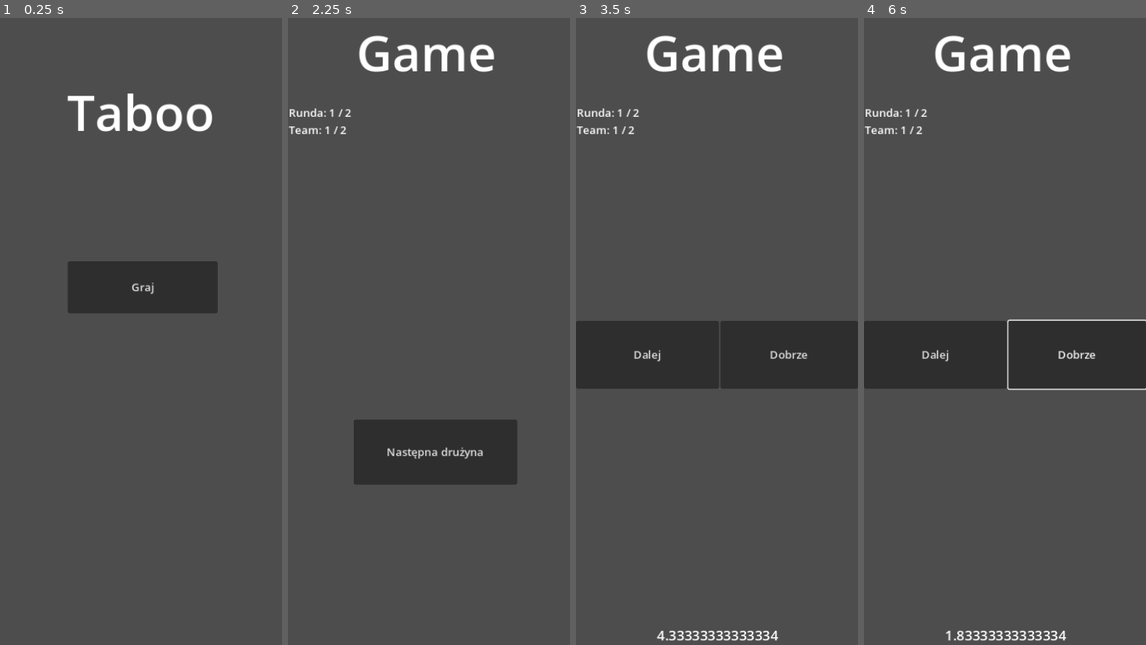
Above: before the commit, frames 1-4 (left to right).
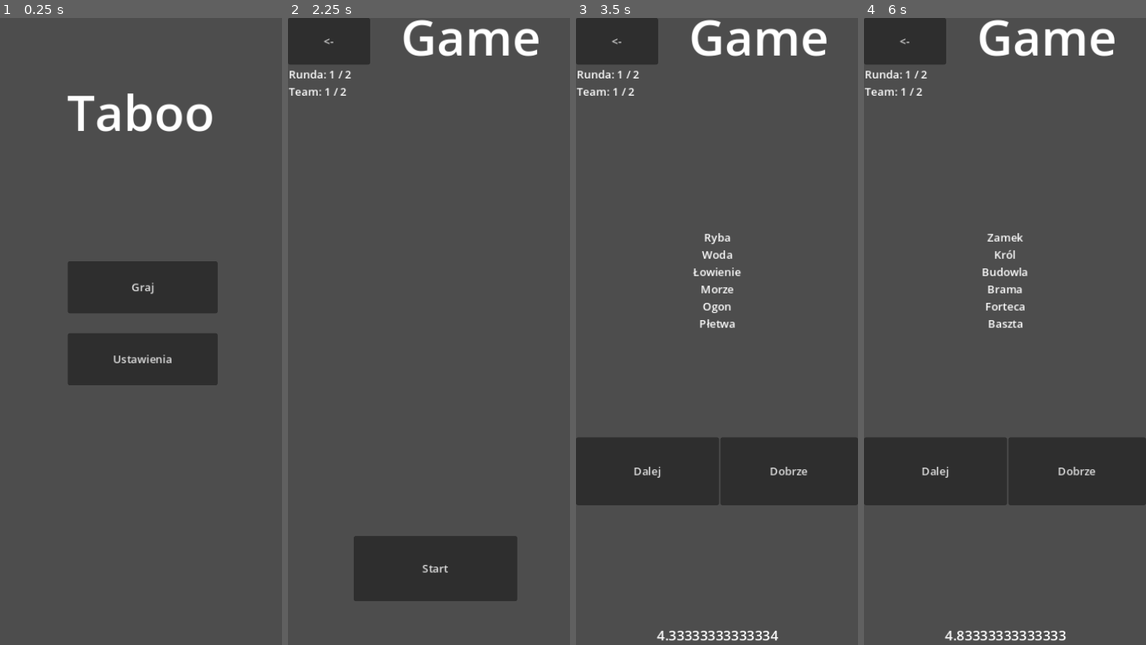
Above: after the commit, the same moments.

Repository: GebusAndrzej/godot-taboo
Game: Godot game, scene res://hud/mainMenu.tscn
The game is run twice, just before and just after one commit, with the same random seed, the same clock (stepped at 60 frames per second) and the same inputs.
Inputs (mouse positions are in pixels of both pictures, inside the frame that each line leads up to):
- Up to frame 1 (0.25 s): no input
- Up to frame 2 (2.25 s): click (431, 356) at 0.5 s, where only the run after the commit has a clickable "Ustawienia"; click (319, 43) at 1.25 s, where only the run after the commit has a clickable "<-"; click "Graj" at 2 s
- Up to frame 3 (3.5 s): click "Następna drużyna" (after the commit: "Start") at 2.75 s
- Up to frame 4 (6 s): click "Dobrze" at 3.5 s; click (906, 43) at 4.25 s, where only the run after the commit has a clickable "<-"; click (1007, 287) at 5 s, where only the run after the commit has a clickable "Graj"; click (1010, 569) at 5.75 s, where only the run after the commit has a clickable "Start"

The runs differ from the first frame. In frame 1, 4.3% of the frame differs, in the area x 24-78%, y 50-59%; in frame 2, 16%; in frame 3, 26%; in frame 4, 27%, in the area x 0-100%, y 0-100%.

Commit message:
Working logic

Diff:
--- a/hud/game.gd
+++ b/hud/game.gd
@@ -2,6 +2,9 @@
 
 var team = 0;
 var roundNo = 1;
+var state = 0; # 0 - idle, 1 - round in progress, 2 - end
+var wordNo = 0;
+var words = Global.words;
 
 #-
 func getScore() -> String:
@@ -22,6 +25,8 @@
 	$SuccessButton.show();
 	$IgnoreButton.show();
 	$ScoreLabel.hide();
+	$LbWord.show();
+	state = 1;
 
 func round_stop() -> void:
 	$ElapsedTime.stop();
@@ -29,7 +34,9 @@
 	$SuccessButton.hide();
 	$IgnoreButton.hide();
 	$ScoreLabel.show();
-
+	$LbWord.hide();
+	state = 0;
+	nextWord();
 
 	if roundNo < GameState.rounds:
 		if team < GameState.teams:
@@ -44,19 +51,35 @@
 			$NextRound.show();
 		else:
 			print("Ostatnia runda minęła")
+			state = 2;
 
 	$ScoreLabel.text = getScore();
 
+func prepareCards() -> void:
+	words.shuffle();
+
+func nextWord() -> int:
+	wordNo = (wordNo + 1) % len(words);
+	return wordNo
+
 # Start
 func _ready() -> void:
+	prepareCards();
+	GameState.resetScore();
 	$ElapsedTime.wait_time = GameState.roundTime;
 	round_stop();
+	$ScoreLabel.hide();
 
 # Called every frame. 'delta' is the elapsed time since the previous frame.
 func _process(delta: float) -> void:
 	$ElapsedTimeLabel.text = str($ElapsedTime.time_left);
 	$LbState.text = str("Runda: ",roundNo, " / ", GameState.rounds,"\n", "Team: ", team, " / ", GameState.teams);
-
+	if state == 1:
+		$LbWord.text = str(
+			Global.words[wordNo].word,
+			"\n",
+			"\n".join(Global.words[wordNo].forbiddenWords)
+		);
 
 # listeners
 func _on_elapsed_time_timeout() -> void:
@@ -66,5 +89,8 @@
 	round_start()
 
 func _on_success_button_pressed() -> void:
-	GameState.teamScore[team] = GameState.teamScore.get(team, 0) + 1
-	pass # Replace with function body.
+	GameState.teamScore[team] = GameState.teamScore.get(team, 0) + 1;
+	nextWord();
+
+func _on_bt_back_pressed() -> void:
+	SceneManager.change_scene2("MainMenu");
--- a/hud/game.tscn
+++ b/hud/game.tscn
@@ -13,8 +13,10 @@
 
 [node name="Game label" type="Label" parent="."]
 layout_mode = 0
+offset_left = 130.0
+offset_top = -23.0
 offset_right = 405.0
-offset_bottom = 23.0
+offset_bottom = 76.0
 theme_override_font_sizes/font_size = 72
 text = "Game"
 horizontal_alignment = 1
@@ -49,8 +51,8 @@
 anchor_right = 1.0
 anchor_bottom = 0.5
 offset_left = 211.0
-offset_top = -15.5
-offset_bottom = 83.5
+offset_top = 154.5
+offset_bottom = 253.5
 grow_horizontal = 2
 grow_vertical = 2
 text = "Dobrze"
@@ -62,9 +64,9 @@
 anchor_top = 0.5
 anchor_right = 1.0
 anchor_bottom = 0.5
-offset_top = -15.5
+offset_top = 154.5
 offset_right = -203.0
-offset_bottom = 83.5
+offset_bottom = 253.5
 grow_horizontal = 2
 grow_vertical = 2
 text = "Dalej
@@ -74,10 +76,10 @@
 [node name="NextRound" type="Button" parent="."]
 layout_mode = 0
 offset_left = 96.0
-offset_top = 586.0
+offset_top = 756.0
 offset_right = 335.0
-offset_bottom = 681.0
-text = "Następna drużyna"
+offset_bottom = 851.0
+text = "Start"
 metadata/_edit_group_ = true
 
 [node name="ScoreLabel" type="Label" parent="."]
@@ -88,9 +90,9 @@
 anchor_right = 0.5
 anchor_bottom = 0.5
 offset_left = -82.0
-offset_top = -201.5
+offset_top = -316.5
 offset_right = 89.0
-offset_bottom = -59.5
+offset_bottom = -174.5
 grow_horizontal = 2
 grow_vertical = 2
 text = "Score"
@@ -99,12 +101,37 @@
 [node name="LbState" type="Label" parent="."]
 layout_mode = 0
 offset_left = 1.0
-offset_top = 127.0
+offset_top = 71.0
 offset_right = 173.0
-offset_bottom = 150.0
+offset_bottom = 94.0
 text = "State"
 metadata/_edit_group_ = true
+
+[node name="LbWord" type="Label" parent="."]
+layout_mode = 1
+anchors_preset = 8
+anchor_left = 0.5
+anchor_top = 0.5
+anchor_right = 0.5
+anchor_bottom = 0.5
+offset_left = -122.0
+offset_top = -148.5
+offset_right = 123.0
+offset_bottom = 11.5
+grow_horizontal = 2
+grow_vertical = 2
+text = "Word
+"
+horizontal_alignment = 1
+autowrap_mode = 2
+
+[node name="BtBack" type="Button" parent="."]
+layout_mode = 0
+offset_right = 120.0
+offset_bottom = 68.0
+text = "<-"
 
 [connection signal="timeout" from="ElapsedTime" to="." method="_on_elapsed_time_timeout"]
 [connection signal="pressed" from="SuccessButton" to="." method="_on_success_button_pressed"]
 [connection signal="pressed" from="NextRound" to="." method="_on_next_round_pressed"]
+[connection signal="pressed" from="BtBack" to="." method="_on_bt_back_pressed"]
--- a/hud/mainMenu.tscn
+++ b/hud/mainMenu.tscn
@@ -17,11 +17,19 @@
 vertical_alignment = 1
 metadata/_edit_group_ = true
 
-[node name="Button" type="Button" parent="."]
+[node name="BtStartGame" type="Button" parent="."]
 offset_left = 99.0
 offset_top = 355.0
 offset_right = 318.0
 offset_bottom = 431.0
 text = "Graj"
 
-[connection signal="pressed" from="Button" to="." method="_on_button_pressed"]
+[node name="BtSettings" type="Button" parent="."]
+offset_left = 99.0
+offset_top = 460.0
+offset_right = 318.0
+offset_bottom = 536.0
+text = "Ustawienia"
+
+[connection signal="pressed" from="BtStartGame" to="." method="_on_bt_start_game_pressed"]
+[connection signal="pressed" from="BtSettings" to="." method="_on_bt_settings_pressed"]
--- a/hud/main_menu.gd
+++ b/hud/main_menu.gd
@@ -1,15 +1,16 @@
 extends Node2D
 
 # Called when the node enters the scene tree for the first time.
-func _ready() -> void:
-	pass;
+#func _ready() -> void:
+	#pass;
+#
+## Called every frame. 'delta' is the elapsed time since the previous frame.
+#func _process(delta: float) -> void:
+	#pass
 
+func _on_bt_settings_pressed() -> void:
+	#SceneManager.change_scene("res://hud/settings.tscn")
+	SceneManager.change_scene2("res://hud/settings.tscn")
 
-# Called every frame. 'delta' is the elapsed time since the previous frame.
-func _process(delta: float) -> void:
-	pass
-
-
-func _on_button_pressed() -> void:
-	SceneManager.change_scene("res://hud/game.tscn")
-	pass # Replace with function body.
+func _on_bt_start_game_pressed() -> void:
+	SceneManager.change_scene2("res://hud/game.tscn")
--- /dev/null
+++ b/hud/settings.gd
@@ -0,0 +1,32 @@
+extends Control
+
+func _on_bt_back_pressed() -> void:
+	SceneManager.change_scene2('res://hud/mainMenu.tscn')
+
+func time_convert(time_in_sec):
+	var seconds = time_in_sec%60
+	var minutes = (time_in_sec/60)%60
+
+	#returns a string with the format "HH:MM:SS"
+	return "%02d:%02d" % [minutes, seconds]
+
+# Called when the node enters the scene tree for the first time.
+func _ready() -> void:
+	$VBoxContainer/Teams/TeamCountSlider.value = GameState.teams;
+	$"VBoxContainer/Round Time/RoundLengthSlider".value = GameState.roundTime;
+	$"VBoxContainer/Round Number/RoundNumberSlider".value = GameState.rounds;
+
+# Called every frame. 'delta' is the elapsed time since the previous frame.
+func _process(delta: float) -> void:
+	$VBoxContainer/Teams/LbTeamsValue.text = str(GameState.teams);
+	$"VBoxContainer/Round Time/LbRoundLengthValue".text = str(time_convert(GameState.roundTime));
+	$"VBoxContainer/Round Number/LbRoundsNumberValue".text = str(GameState.rounds);
+
+func _on_team_count_slider_value_changed(value: float) -> void:
+	GameState.setTeamNo(int(value));
+
+func _on_round_length_slider_value_changed(value: float) -> void:
+	GameState.setRoundTime(int(value));
+
+func _on_round_number_slider_value_changed(value: float) -> void:
+	GameState.rounds = int(value);
--- /dev/null
+++ b/hud/settings.tscn
@@ -0,0 +1,163 @@
+[gd_scene load_steps=2 format=3 uid="uid://cjihq0vp4djgs"]
+
+[ext_resource type="Script" path="res://hud/settings.gd" id="1_uxia6"]
+
+[node name="Settings" type="Control"]
+layout_mode = 3
+anchors_preset = 15
+anchor_right = 1.0
+anchor_bottom = 1.0
+grow_horizontal = 2
+grow_vertical = 2
+script = ExtResource("1_uxia6")
+
+[node name="LbSettings" type="Label" parent="."]
+layout_mode = 0
+offset_left = 97.0
+offset_right = 413.0
+offset_bottom = 106.0
+text = "Ustawienia"
+metadata/_edit_group_ = true
+
+[node name="BtBack" type="Button" parent="."]
+layout_mode = 0
+offset_right = 92.0
+offset_bottom = 73.0
+text = "<-"
+
+[node name="VBoxContainer" type="VBoxContainer" parent="."]
+layout_mode = 1
+anchors_preset = 14
+anchor_top = 0.5
+anchor_right = 1.0
+anchor_bottom = 0.5
+offset_left = 11.0
+offset_top = -247.5
+offset_right = -10.0
+offset_bottom = 129.5
+grow_horizontal = 2
+grow_vertical = 2
+
+[node name="Round Time" type="Control" parent="VBoxContainer"]
+custom_minimum_size = Vector2(0, 60)
+layout_mode = 2
+
+[node name="LbRound" type="Label" parent="VBoxContainer/Round Time"]
+layout_mode = 1
+offset_right = 149.0
+offset_bottom = 23.0
+text = "Czas trwania rundy"
+
+[node name="RoundLengthSlider" type="HSlider" parent="VBoxContainer/Round Time"]
+custom_minimum_size = Vector2(200, 0)
+layout_direction = 2
+layout_mode = 1
+anchors_preset = 12
+anchor_top = 1.0
+anchor_right = 1.0
+anchor_bottom = 1.0
+offset_top = -16.0
+grow_horizontal = 2
+grow_vertical = 0
+size_flags_horizontal = 3
+tooltip_text = "Teams"
+min_value = 5.0
+max_value = 300.0
+step = 5.0
+value = 60.0
+
+[node name="LbRoundLengthValue" type="Label" parent="VBoxContainer/Round Time"]
+layout_mode = 1
+anchors_preset = 1
+anchor_left = 1.0
+anchor_right = 1.0
+offset_left = -39.0
+offset_bottom = 23.0
+grow_horizontal = 0
+text = "0"
+horizontal_alignment = 2
+
+[node name="HSeparator" type="HSeparator" parent="VBoxContainer"]
+custom_minimum_size = Vector2(0, 40)
+layout_mode = 2
+
+[node name="Round Number" type="Control" parent="VBoxContainer"]
+custom_minimum_size = Vector2(0, 60)
+layout_mode = 2
+
+[node name="LbRoundsNumber" type="Label" parent="VBoxContainer/Round Number"]
+layout_mode = 1
+offset_right = 40.0
+offset_bottom = 23.0
+text = "Ilośc rund"
+
+[node name="LbRoundsNumberValue" type="Label" parent="VBoxContainer/Round Number"]
+layout_mode = 1
+anchors_preset = 1
+anchor_left = 1.0
+anchor_right = 1.0
+offset_left = -40.0
+offset_bottom = 23.0
+grow_horizontal = 0
+text = "0"
+horizontal_alignment = 2
+
+[node name="RoundNumberSlider" type="HSlider" parent="VBoxContainer/Round Number"]
+layout_mode = 1
+anchors_preset = 12
+anchor_top = 1.0
+anchor_right = 1.0
+anchor_bottom = 1.0
+offset_top = -16.0
+grow_horizontal = 2
+grow_vertical = 0
+min_value = 1.0
+max_value = 10.0
+value = 1.0
+
+[node name="HSeparator2" type="HSeparator" parent="VBoxContainer"]
+custom_minimum_size = Vector2(0, 40)
+layout_mode = 2
+
+[node name="Teams" type="Control" parent="VBoxContainer"]
+custom_minimum_size = Vector2(0, 60)
+layout_mode = 2
+
+[node name="LbTeams" type="Label" parent="VBoxContainer/Teams"]
+layout_mode = 1
+offset_right = 112.0
+offset_bottom = 23.0
+text = "Ilość drużyn"
+
+[node name="TeamCountSlider" type="HSlider" parent="VBoxContainer/Teams"]
+custom_minimum_size = Vector2(200, 0)
+layout_direction = 2
+layout_mode = 1
+anchors_preset = 12
+anchor_top = 1.0
+anchor_right = 1.0
+anchor_bottom = 1.0
+offset_top = -16.0
+grow_horizontal = 2
+grow_vertical = 0
+size_flags_horizontal = 3
+tooltip_text = "Teams"
+min_value = 1.0
+max_value = 10.0
+value = 1.0
+
+[node name="LbTeamsValue" type="Label" parent="VBoxContainer/Teams"]
+layout_mode = 1
+anchors_preset = 1
+anchor_left = 1.0
+anchor_right = 1.0
+offset_left = -43.0
+offset_bottom = 23.0
+grow_horizontal = 0
+text = "0"
+horizontal_alignment = 2
+
+[connection signal="pressed" from="BtBack" to="." method="_on_bt_back_pressed"]
+[connection signal="value_changed" from="VBoxContainer/Round Time/RoundLengthSlider" to="." method="_on_round_length_slider_value_changed"]
+[connection signal="value_changed" from="VBoxContainer/Round Number/RoundNumberSlider" to="." method="_on_round_number_slider_value_changed"]
+[connection signal="value_changed" from="VBoxContainer/Teams/TeamCountSlider" to="." method="_on_team_count_slider_value_changed"]
--- a/scripts/gameState.gd
+++ b/scripts/gameState.gd
@@ -5,16 +5,23 @@
 var teams: int = 2;
 var teamScore: Dictionary = Dictionary();
 
-# Called when the node enters the scene tree for the first time.
-func _ready() -> void:
-	pass # Replace with function body.
-
-# Called every frame. 'delta' is the elapsed time since the previous frame.
-func _process(delta: float) -> void:
-	pass
+## Called when the node enters the scene tree for the first time.
+#func _ready() -> void:
+	#pass # Replace with function body.
+#
+## Called every frame. 'delta' is the elapsed time since the previous frame.
+#func _process(delta: float) -> void:
+	#pass
 
 func setRoundTime(number: int) -> void:
 	roundTime = number;
 
-func setTeamNo() -> void:
+func setTeamNo(number: int) -> void:
+	teams = number;
+	resetScore()
+
+func resetScore() -> void:
 	teamScore.clear();
+
+	for i in teams:
+		GameState.teamScore[i+1] = 0;
--- a/scripts/global.gd
+++ b/scripts/global.gd
@@ -1,6 +1,7 @@
 extends Node
 
 var file_pl = "res://dict/pl.json"
+var words;
 
 # Called when the node enters the scene tree for the first time.
 func _ready() -> void:
@@ -8,6 +9,7 @@
 	var json_as_dict = JSON.parse_string(json_as_text)
 	if json_as_dict:
 		print(json_as_dict)
+	words = json_as_dict;
 
 
 # Called every frame. 'delta' is the elapsed time since the previous frame.
--- a/scripts/sceneManager.gd
+++ b/scripts/sceneManager.gd
@@ -1,23 +1,20 @@
 extends Node
 
-# Funkcja do zmiany sceny
-func change_scene(scene_path: String):
-	# Usuwanie aktualnej sceny, jeśli istnieje
-	if get_tree().current_scene:
-		get_tree().current_scene.queue_free()
+var scene_dictionary  = {
+	"MainMenu" : "res://hud/mainMenu.tscn",
+	"Game" : "res://hud/game.tscn",
+	"Settings" : "res://hud/settings.tscn",
+}
 
-	# Wczytanie i dodanie nowej sceny
-	var new_scene = load(scene_path).instantiate()
-	get_tree().current_scene = new_scene
-	get_tree().root.add_child(new_scene)
+func change_scene2(scene_name: String) -> void:
+	scene_name = scene_dictionary.get(scene_name, scene_name)
+	get_tree().change_scene_to_file(scene_name)
 
-	print("Zmieniono scenę na:", scene_path)
-
-# Called when the node enters the scene tree for the first time.
-func _ready() -> void:
-	pass # Replace with function body.
-
-
-# Called every frame. 'delta' is the elapsed time since the previous frame.
-func _process(delta: float) -> void:
-	pass
+## Called when the node enters the scene tree for the first time.
+#func _ready() -> void:
+	#pass # Replace with function body.
+#
+#
+## Called every frame. 'delta' is the elapsed time since the previous frame.
+#func _process(delta: float) -> void:
+	#pass
